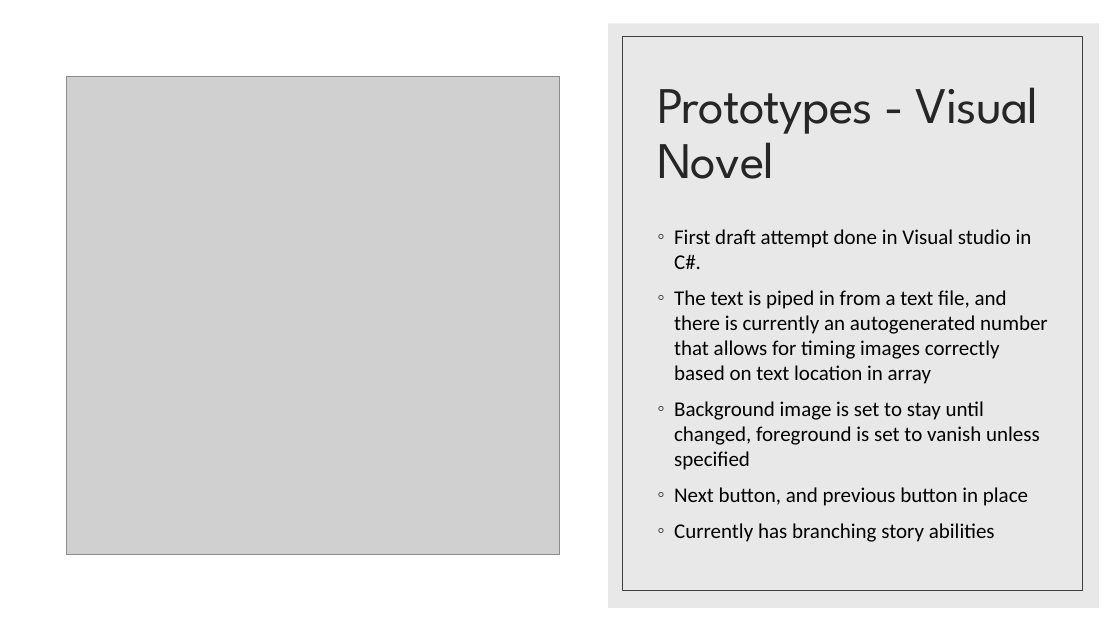
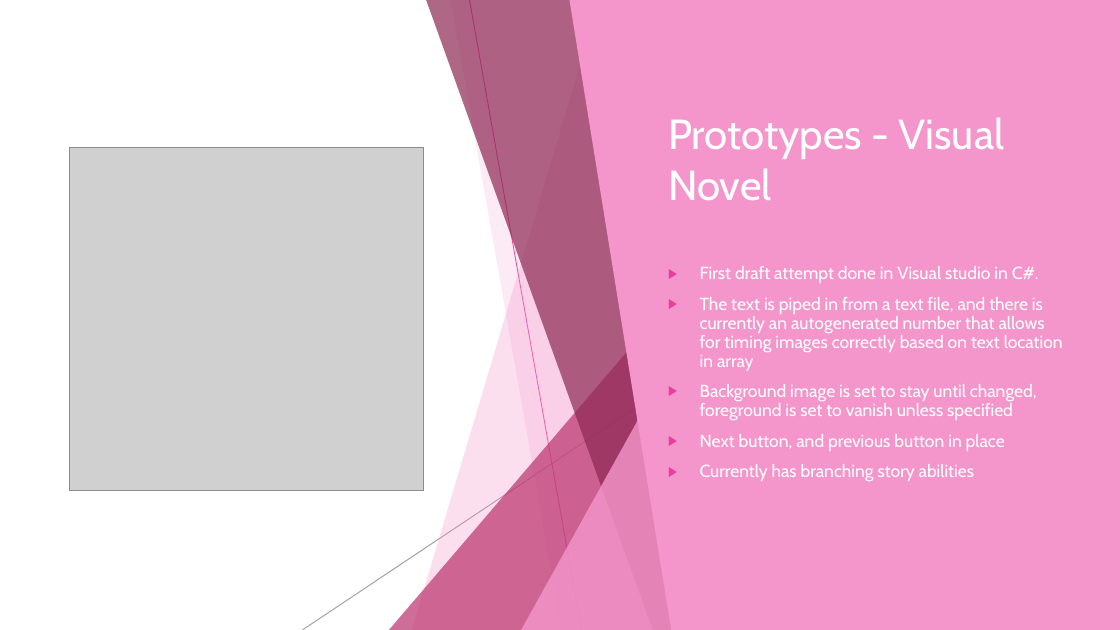
Before and after one commit to alexandraburress/488GroupProject, a slide deck: slide 5 of SchoolReport/Mobile Wizard Dress-Up Game.pptx. Drawn at 1120x630 pixels with LibreOffice and Linux fonts; fonts in the diff are those of the drawing; grey boxes stand for pictures. Boxes give left, top, right and bottom in pixels: in the first picture for what was removed or moved away, otherwise in the second. Text is boxed around its words. In the diff, an @@ line names an element or a change of style, - is before the commit and + after.

Commit message:
Updated Powerpoint

```diff
--- a/SchoolReport/Mobile Wizard Dress-Up Game.pptx
+++ b/SchoolReport/Mobile Wizard Dress-Up Game.pptx
@@ freeform shape added at [412, 0, 688, 630], fill #F496CB at 30% opacity @@
@@ freeform shape added at [426, 0, 688, 630], fill #8D2853 at 70% opacity @@
@@ freeform shape added at [450, 0, 688, 630], fill #F496CB at 20% opacity @@
@@ line added from (470, 0) to (581, 630), #EB3D9F 0.75 pt @@
@@ freeform shape added at [570, 0, 1120, 630], fill #F496CB @@
@@ rectangle removed at [608, 24, 1099, 608] @@
@@ rectangle removed at [622, 36, 1083, 591] @@
@@ title "Prototypes - Visual Novel": place and size @@
-title "Prototypes - Visual Novel" at [657, 87, 1039, 179]
+title "Prototypes - Visual Novel" at [668, 117, 1004, 201]
@@ title "Prototypes - Visual Novel" at [668, 117, 1004, 201]: size 44 to 36 pt, font League Spartan to Cabin, text colour #262626 to #FFFFFF, letter spacing -0.7 to 0 pt; line spacing 0.9 to 1 @@
@@ picture: place and size @@
-picture at [67, 76, 560, 555]
+picture at [70, 147, 424, 491]
@@ text "First draft attempt done in ...": place and size @@
-text "First draft attempt done in ..." at [674, 229, 1048, 542]
+text "First draft attempt done in ..." at [700, 266, 1063, 481]
@@ text "First draft attempt done in ..." at [700, 266, 1063, 481]: size 18 to 15 pt, font Calibri to Cabin, text colour #000000 to #FFFFFF; bullet ◦ to ▶; line spacing 1 to 0.9; more space between paragraphs; bullet colour #262626 to #EB3D9F @@
@@ triangle added at [389, 280, 688, 630], fill #BC356F at 72% opacity @@
@@ line added from (740, 339) to (302, 630), #808080 0.75 pt @@
@@ triangle added at [521, 330, 688, 630], fill #F496CB at 80% opacity @@
@@ group added at [682, 0, 1120, 630]: 5 freeform shapes, 2 lines, 2 triangles @@
```
Also in this commit, not shown: 13 other slides changed, 1 other file.
